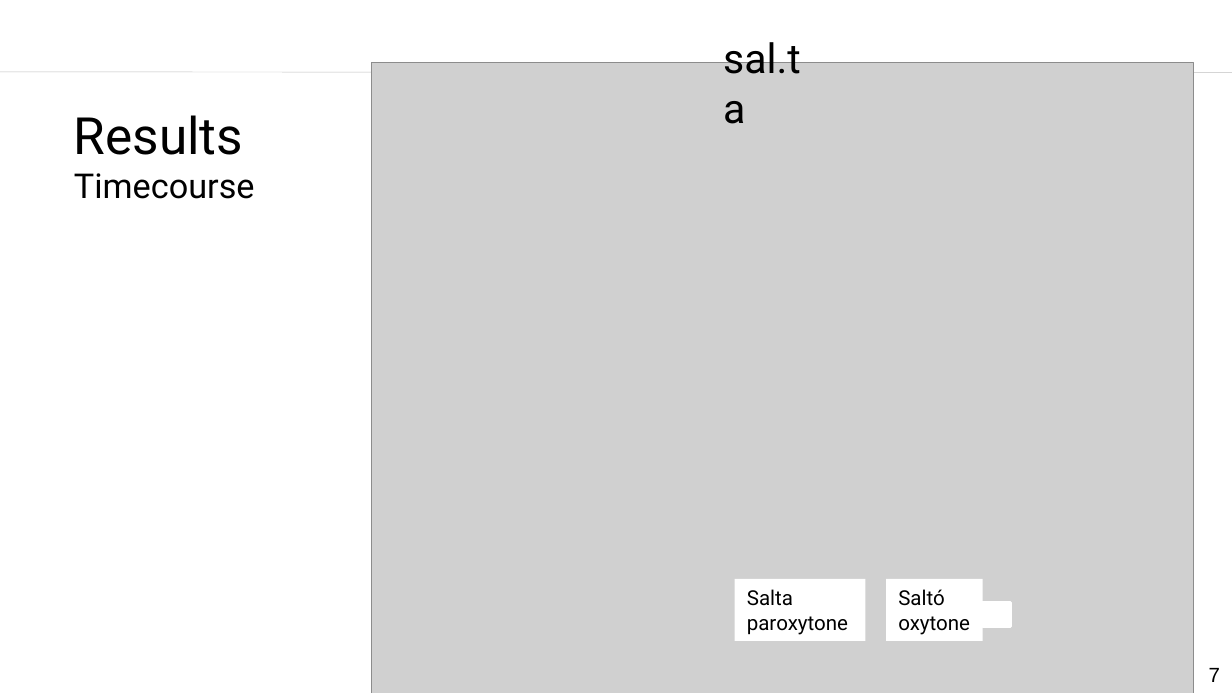
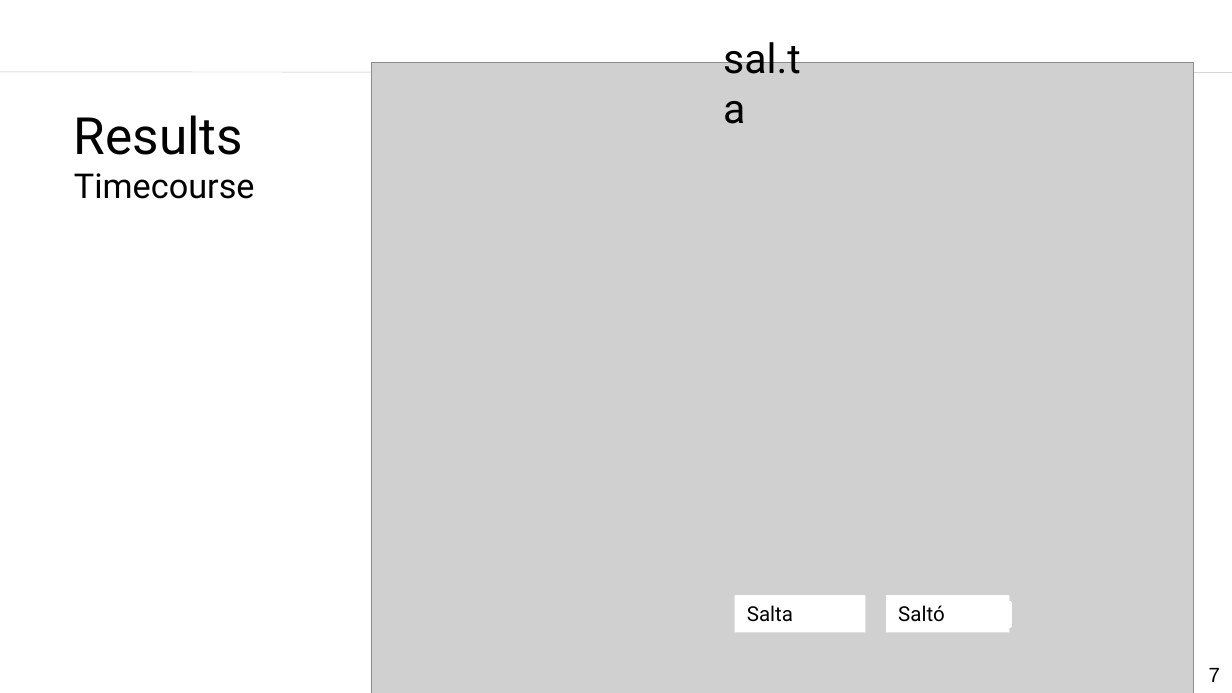
Before and after one commit to laurafdeza/Dissertation, a slide deck: slide 7 of ru_defense_slides.pptx. Drawn at 1232x693 pixels with LibreOffice and Linux fonts; fonts in the diff are those of the drawing; grey boxes stand for pictures; background and template pictures are left out. Boxes give left, top, right and bottom in pixels: in the first picture for what was removed or moved away, otherwise in the second. Text is boxed around its words. In the diff, an @@ line names an element or a change of style, - is before the commit and + after.

```diff
--- a/ru_defense_slides.pptx
+++ b/ru_defense_slides.pptx
@@ rectangle "Salta": place and size @@
-rectangle "Salta" at (734, 579, 865, 641)
+rectangle "Salta" at (734, 595, 865, 632)
@@ rectangle "Saltó": place and size @@
-rectangle "Saltó" at (886, 579, 982, 641)
+rectangle "Saltó" at (886, 595, 1009, 632)
@@ text in rectangle at (747, 616, 848, 635): paragraph removed @@
-paroxytone
@@ text in rectangle at (898, 616, 970, 635): paragraph removed @@
-oxytone
```
Also in this commit, not shown: 3 other slides changed.
